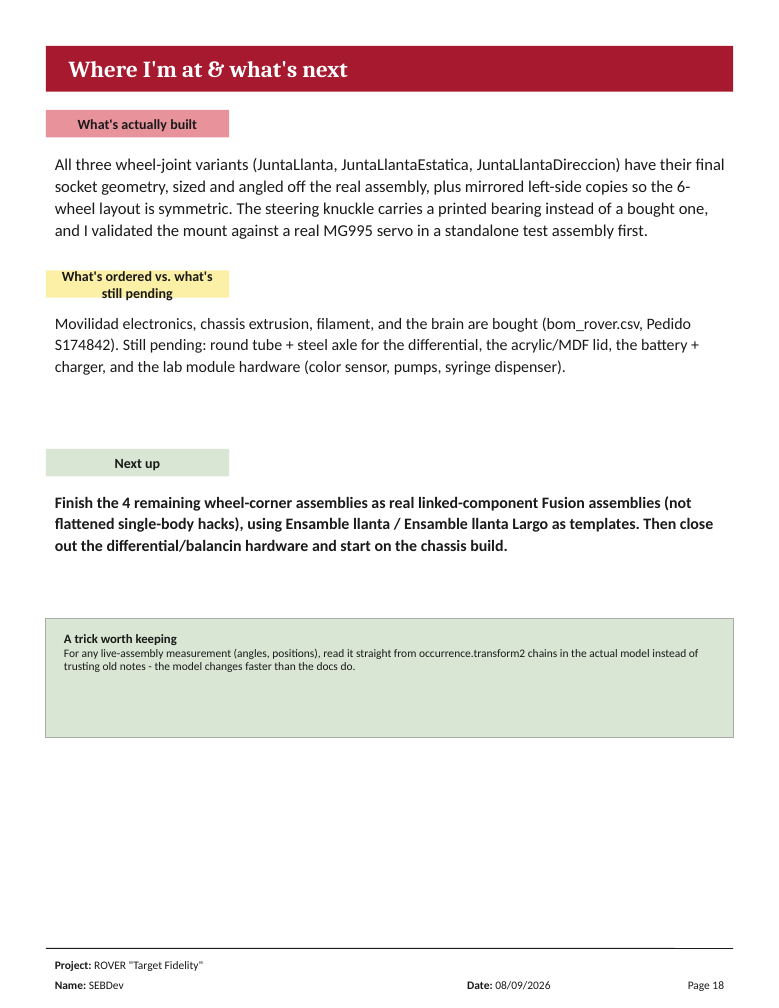
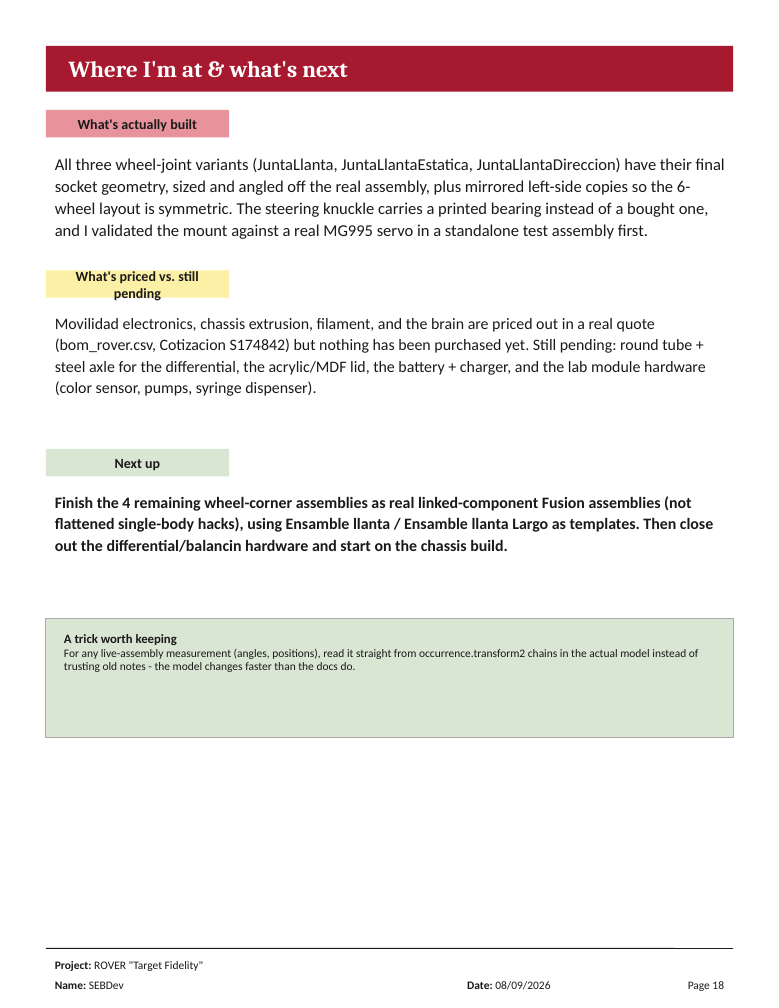
Before and after one commit to tansenseb-wq/ROVER-Target-Fidelity-, a slide deck: slide 18 of Journal/Librito_Rover x_x (CreacionSistemaMecanico) .pptx. Drawn at 779x1008 pixels with LibreOffice and Linux fonts; fonts in the diff are those of the drawing. Boxes give left, top, right and bottom in pixels: in the first picture for what was removed or moved away, otherwise in the second. Text is boxed around its words. In the diff, an @@ line names an element or a change of style, - is before the commit and + after.

```diff
--- a/Journal/Librito_Rover x_x (CreacionSistemaMecanico) .pptx
+++ b/Journal/Librito_Rover x_x (CreacionSistemaMecanico) .pptx
@@ text in rectangle at bbox=[76, 269, 199, 302]: text changed @@
-What's ordered vs. what's still pending
+What's priced vs. still pending
@@ text at bbox=[55, 318, 706, 396]: text changed @@
-Movilidad electronics, chassis extrusion, filament, and the brain are bought (bom_rover.csv, Pedido S174842). Still pending: round tube + steel axle for the differential, the acrylic/MDF lid, the battery + charger, and the lab module hardware (color sensor, pumps, syringe dispenser).
+Movilidad electronics, chassis extrusion, filament, and the brain are priced out in a real quote (bom_rover.csv, Cotizacion S174842) but nothing has been purchased yet. Still pending: round tube + steel axle for the differential, the acrylic/MDF lid, the battery + charger, and the lab module hardware (color sensor, pumps, syringe dispenser).
```
Also in this commit, not shown: 7 other slides changed, 4 other files.
